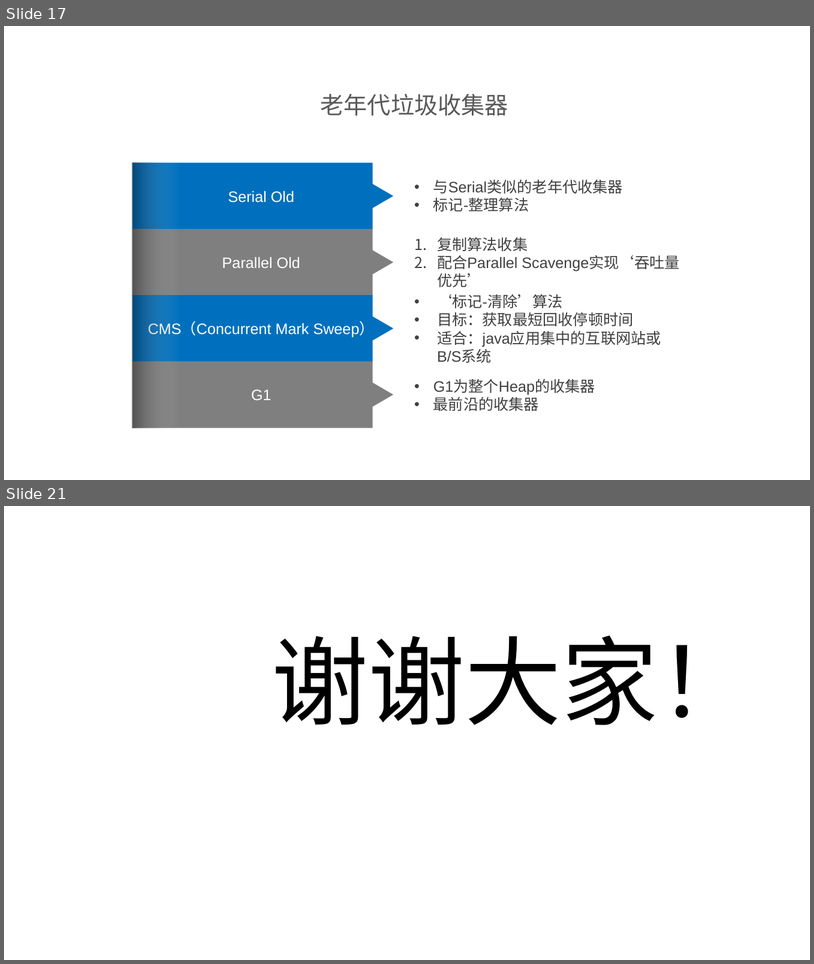
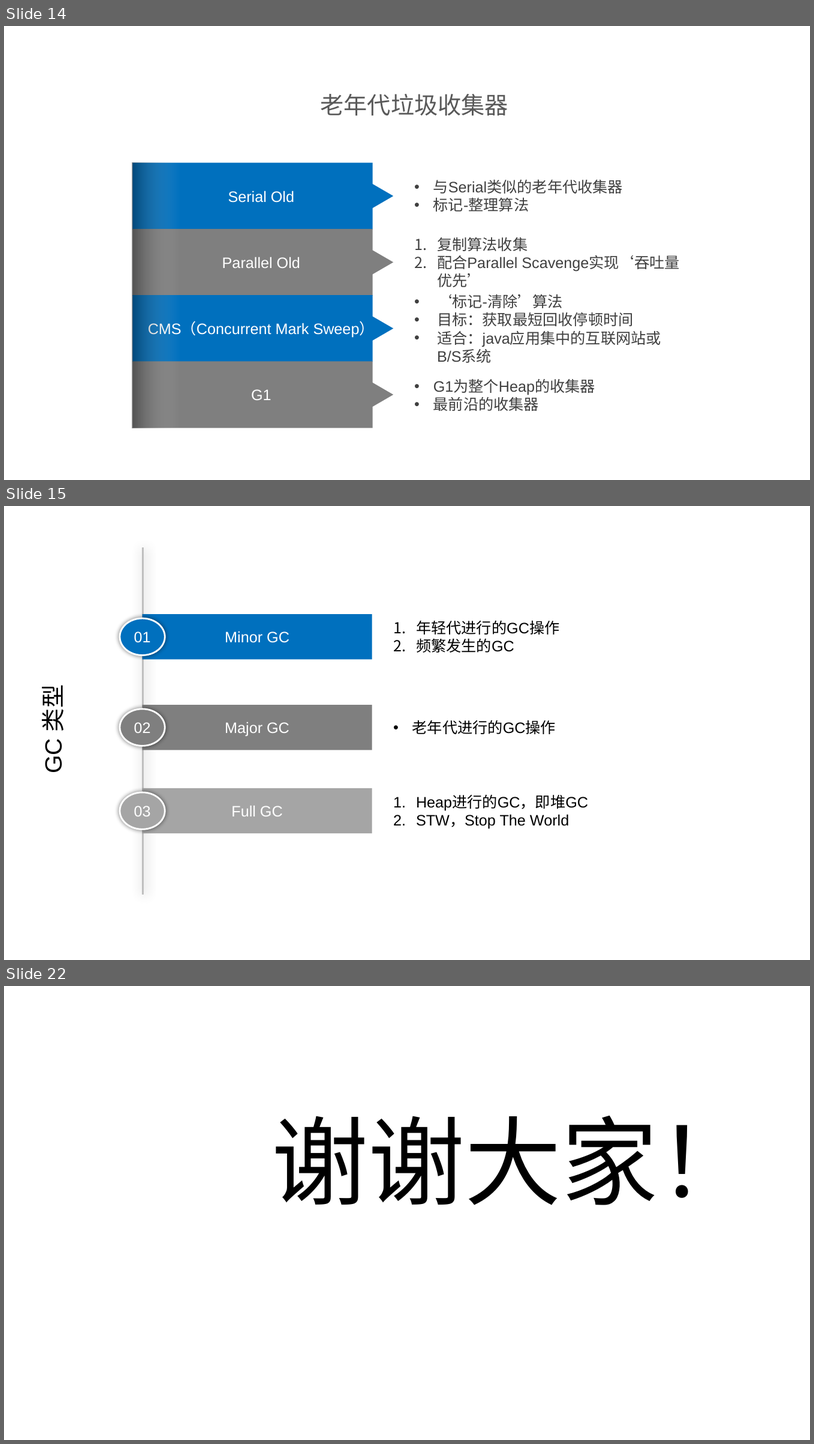
Before and after one commit to frinder6/my.doc, a slide deck: 深入理解Java虚拟机.pptx. Shown one above the other, each under a label of ours: slides 17 and 21 before the commit, slides 14, 15 and 22 after it; the slides between them are not shown. The pictures are 814x964 and 814x1444 pixels, drawn with LibreOffice and Linux fonts; fonts in the diff are those of the drawing; background and template pictures are left out. Boxes give left, top, right and bottom in pixels: in the first picture for what was removed or moved away, otherwise in the second. Text is boxed around its words. In the diff, an @@ line names an element or a change of style, - is before the commit and + after.

```diff
--- a/深入理解Java虚拟机.pptx
+++ b/深入理解Java虚拟机.pptx
@@ slide 15 added at <box>4,506,810,960</box>, background #FFFFFF @@
@@ line added from (143, 547) to (143, 894), #BFBFBF 2 pt @@
@@ ellipse added at <box>120,619,165,655</box>, fill #0070BE, outline #FFFFFF 2 pt, 18 pt, text #FFFFFF @@
+01
@@ rectangle added at <box>143,614,372,660</box>, fill #0070BE, 18 pt, text #FFFFFF @@
+Minor GC
@@ text added at <box>416,620,560,652</box>, 18 pt, text #000000 @@
+1. 年轻代进行的GC操作
+2. 频繁发生的GC
@@ text added at <box>35,689,69,772</box>, 28 pt, text #000000 @@
+GC 类型
@@ ellipse added at <box>120,709,165,745</box>, fill #7F7F7F, outline #FFFFFF 2 pt, 18 pt, text #FFFFFF @@
+02
@@ rectangle added at <box>143,705,372,750</box>, fill #7F7F7F, 18 pt, text #FFFFFF @@
+Major GC
@@ text added at <box>413,720,556,734</box>, 18 pt, text #000000 @@
+• 老年代进行的GC操作
@@ ellipse added at <box>120,792,165,829</box>, fill #A5A5A5, outline #FFFFFF 2 pt, 18 pt, text #FFFFFF @@
+03
@@ rectangle added at <box>143,788,372,833</box>, fill #A5A5A5, 18 pt, text #FFFFFF @@
+Full GC
@@ text added at <box>416,795,588,829</box>, 18 pt, text #000000 @@
+1. Heap进行的GC，即堆GC
+2. STW，Stop The World
@@ what was slide 17 is now slide 14 @@
@@ what was slide 21 is now slide 22 @@
```
Also in this commit, not shown: 1 slide changed, 7 other slides added, 7 slides removed, 1 other file.
